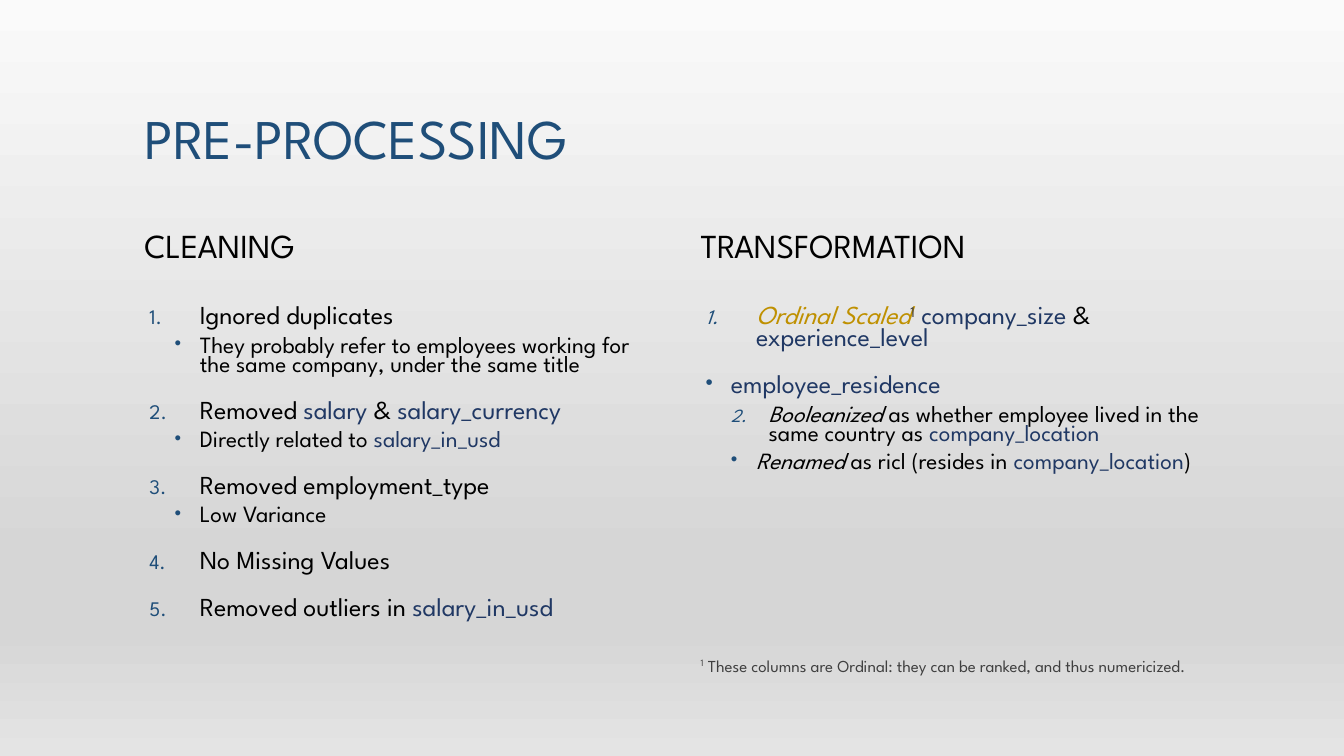
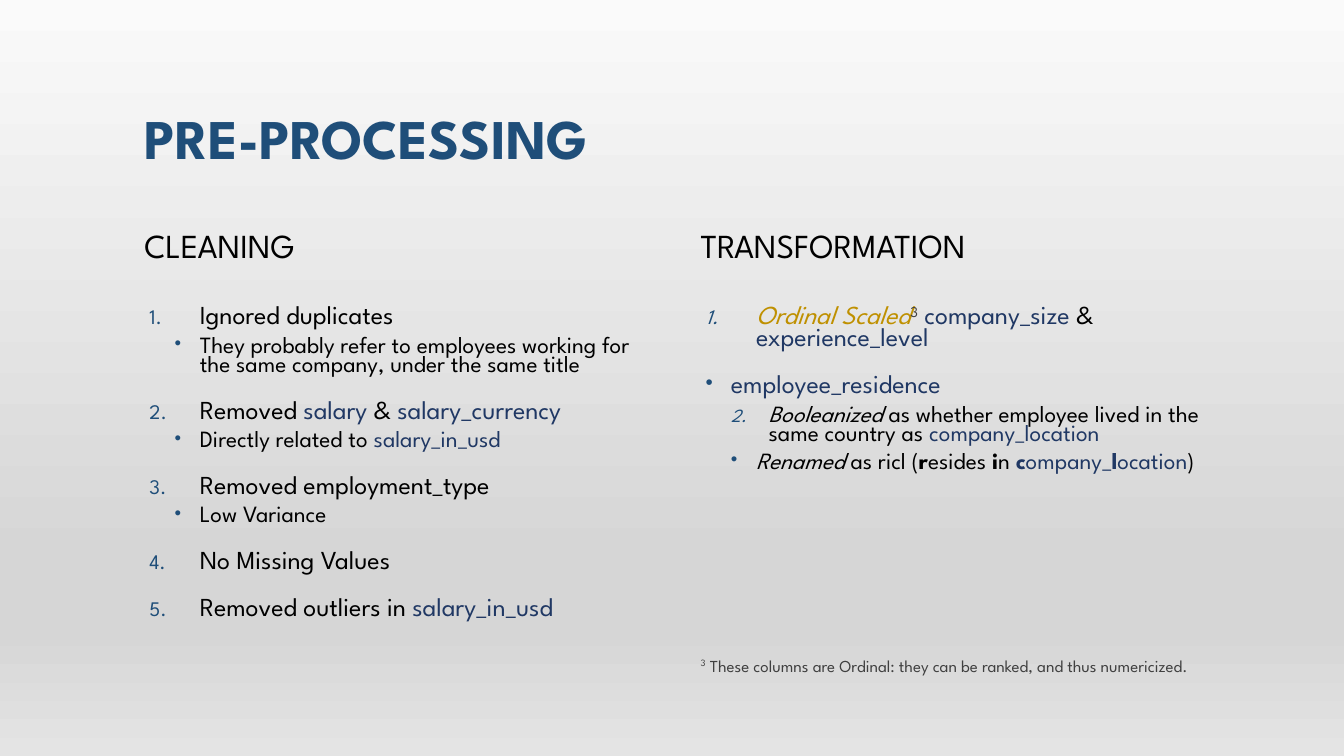
Before and after one commit to TMK04/mldp-project, a slide deck: slide 3 of documents/Slides.pptx (slide 4 before the commit). Drawn at 1344x756 pixels with LibreOffice and Linux fonts; fonts in the diff are those of the drawing. Boxes give left, top, right and bottom in pixels: in the first picture for what was removed or moved away, otherwise in the second. Text is boxed around its words. In the diff, an @@ line names an element or a change of style, - is before the commit and + after.

```diff
--- a/documents/Slides.pptx
+++ b/documents/Slides.pptx
@@ title "PRE-PROCESSING" at (144,121,587,160): bold on @@
@@ text at (756,306,1069,352): text changed @@
-1. Ordinal Scaled1 company_size & experience_level
+1. Ordinal Scaled3 company_size & experience_level
@@ text at (756,453,1195,474): bold on in "(resides in company_location)" @@
@@ text at (701,659,1188,676): text changed @@
-1 These columns are Ordinal: they can be ranked, and thus numericized.
+3 These columns are Ordinal: they can be ranked, and thus numericized.
```
Also in this commit, not shown: 7 other slides changed, 1 slide added, 1 slide removed, 4 other files.
